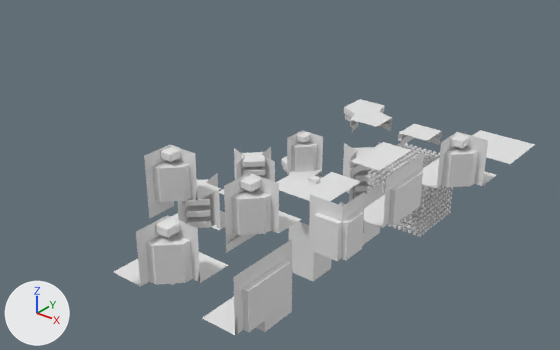
A saved change to the FBX model Assets/Models/modules.fbx.
The view is the same before and after, from a 50 mm lens placed at (12.3, -23.0, 13.9), pointed at (-3.1, -3.8, 2.0). Every picture has the same lights, and +X, +Y and +Z are marked at lower left. Vertices at the same position are counted once.

Names of what the first picture shows: 'InnerCorner', 'InnerCornerTop', 'RoofCorner', 'RoofDoubleCorner', 'RoofInnerCorner', 'RoofWall', 'TestGrid', 'TowerCorner', 'TowerDoubleCorner', 'TowerWall', 'WingInnerCorner', 'WingTerrasse'.
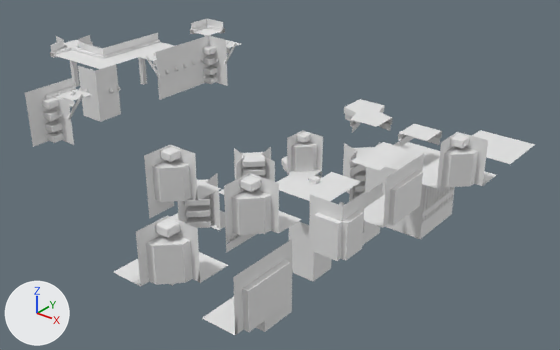
Commit message: Add ceiling modules

What differs and where, as boxes (x1, y1, x2, y2) in the pictures (560 x 350 px; the box of a moved part takes in the faces that stretch with it):
'TestGrid', reshaped
    before: (367, 143, 453, 237)
    after: (365, 141, 455, 239)
'PillarWall', added
    after: (25, 78, 92, 147)
'CeilInnerCorner', added
    after: (78, 64, 121, 122)
'CeilWall', added
    after: (141, 41, 195, 100)
'CeilCorner', added
    after: (192, 36, 241, 87)
'InnerCornerBottom', added
    after: (68, 43, 138, 69)
'WallBottom', added
    after: (122, 33, 173, 84)
'DoubleCornerBottom', added
    after: (50, 35, 93, 87)
'CornerBottom', added
    after: (190, 19, 225, 37)
part 1 of me_cube_001, moved or reshaped
    before: (367, 143, 453, 237)
    after: (365, 141, 455, 234)

What the commit changed:
me_cube_001 is used by ob_testgrid; location (0.0, 0.0, 0.0).
me_cube_001 had 13824 vertices, 10368 faces and spanned x -1.15..1.15, y -1.15..1.15, z -0.15..2.15.
me_cube_001 now has 9792 vertices, 9360 faces and spans x -1.2..1.2, y -1.2..1.2, z -0.2..2.2.
me_cube_001 part 1: 13776 vertices removed from x -1.15..1.15, y -1.15..1.15, z -0.15..2.15; 9552 vertices added at x -1.2..1.2, y -1.2..1.2, z -0.2..2.2.
Mesh me_ceilinnercorner_001 is new.
It has 518 vertices, 404 faces and spans x -1.0..0.14, y -0.14..1.0, z 0.0..2.0.
Mesh me_ceilwall_001 is new.
It has 144 vertices, 88 faces and spans x -1.0..0.14, y -1.0..1.0, z 0.0..2.0.
Mesh me_innercornerbottom_001 is new.
It has 96 vertices, 76 faces and spans x -1.0..1.0, y -1.0..1.0, z 0.0..2.0.
Mesh me_pillarwall_002 is new.
It has 564 vertices, 504 faces and spans x -0.1..1.0, y -1.0..1.0, z 0.0..2.0.
Mesh me_ceilcorner_002 is new.
It has 580 vertices, 504 faces and spans x -1.0..1.0, y -1.0..1.0, z 0.0..2.0.
Mesh me_wallbottom_002 is new.
It has 86 vertices, 68 faces and spans x -0.1..1.0, y -1.0..1.0, z 0.0..2.0.
Mesh me_cornerbottom_002 is new.
It has 90 vertices, 72 faces and spans x -0.1..1.0, y -1.0..0.1, z 0.0..2.0.
Mesh me_doublecornerbottom_001 is new.
It has 144 vertices, 114 faces and spans x -1.0..1.0, y -1.0..1.0, z 0.0..2.0.
Object 'CeilInnerCorner' (ob_ceilinnercorner) is new; it shows me_ceilinnercorner_001.
Its location is (-10.0, -6.0, 3.0).
Object 'CeilWall' (ob_ceilwall) is new; it shows me_ceilwall_001.
Its location is (-10.0, -2.0, 3.0).
Object 'InnerCornerBottom' (ob_innercornerbottom) is new; it shows me_innercornerbottom_001.
Its location is (-12.0, -4.0, 3.0).
Object 'PillarWall' (ob_pillarwall) is new; it shows me_pillarwall_002.
Its location is (-10.0, -8.0, 3.0).
Object 'CeilCorner' (ob_ceilcorner) is new; it shows me_ceilcorner_002.
Its location is (-10.0, 0.0, 3.0).
Object 'WallBottom' (ob_wallbottom) is new; it shows me_wallbottom_002.
Its location is (-12.0, -2.0, 3.0).
Object 'CornerBottom' (ob_cornerbottom) is new; it shows me_cornerbottom_002.
Its location is (-12.0, 2.0, 3.0).
Object 'DoubleCornerBottom' (ob_doublecornerbottom) is new; it shows me_doublecornerbottom_001.
Its location is (-14.0, -4.0, 3.0).
